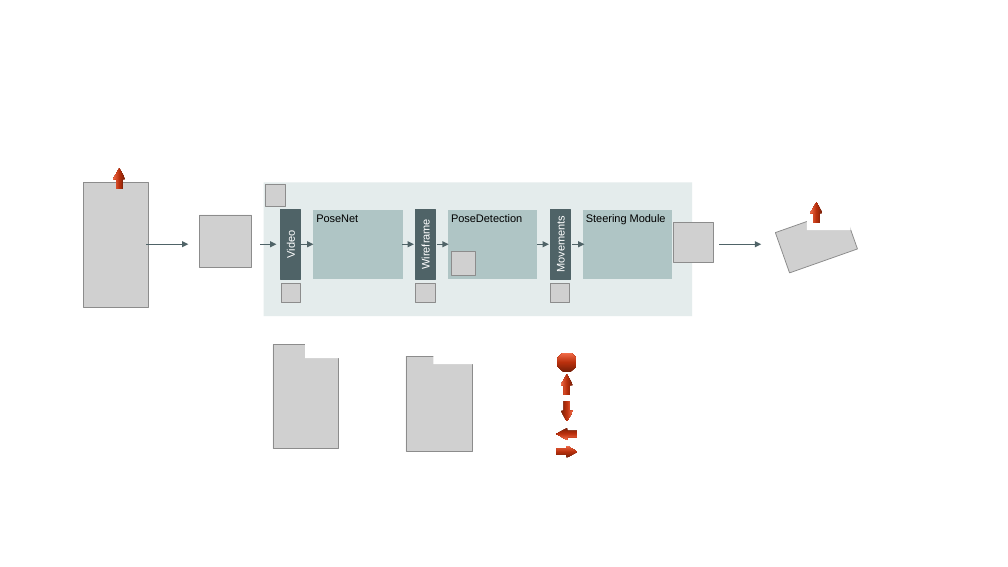
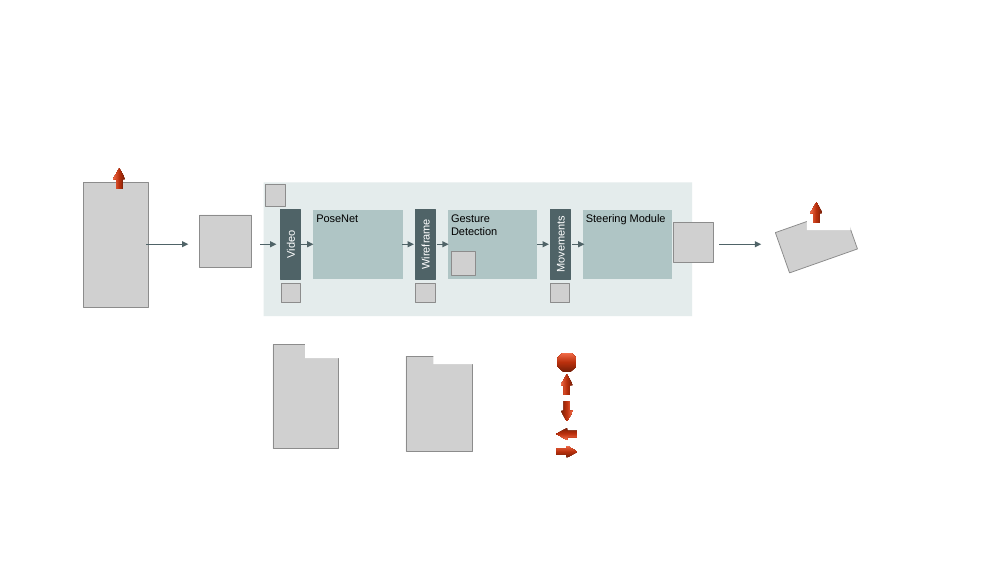
Before and after one commit to chriswegmann/drone_steering, a slide deck: slide 2 of flying_drones_with_gestures.pptx. Drawn at 1008x567 pixels with LibreOffice and Linux fonts; fonts in the diff are those of the drawing; grey boxes stand for pictures; background and template pictures are left out. Boxes give left, top, right and bottom in pixels: in the first picture for what was removed or moved away, otherwise in the second. Text is boxed around its words. In the diff, an @@ line names an element or a change of style, - is before the commit and + after.

```diff
--- a/flying_drones_with_gestures.pptx
+++ b/flying_drones_with_gestures.pptx
@@ text in rectangle at box(451, 214, 497, 235): text changed @@
-PoseDetection
+Gesture Detection
```
Also in this commit, not shown: 2 other files.
